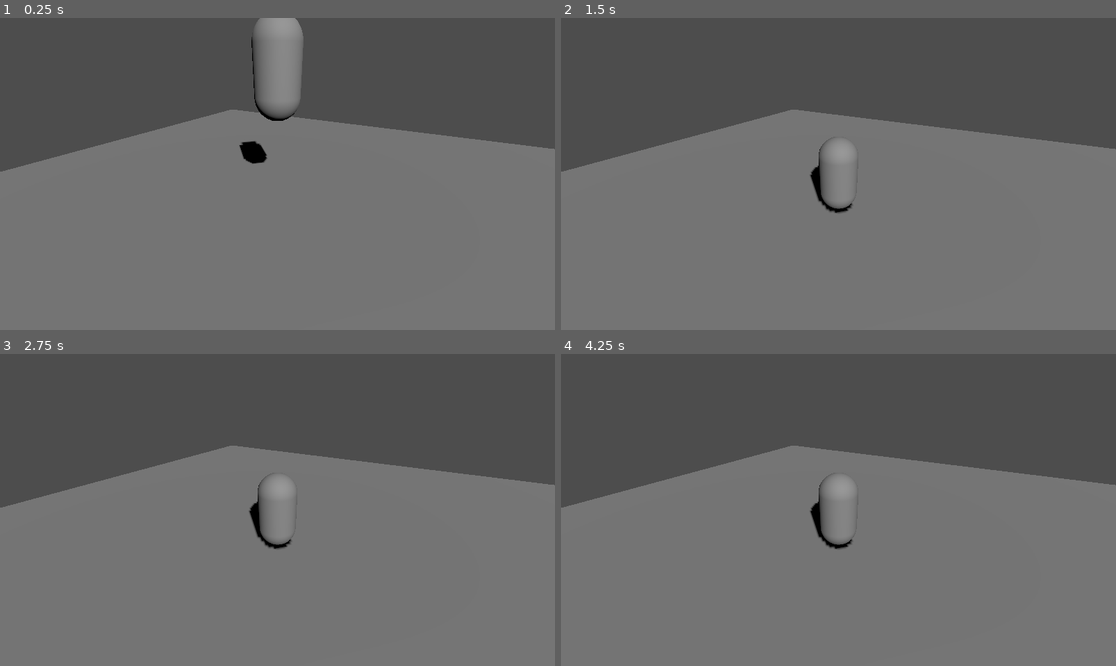
Above: before the commit, frames 1-4 (two rows, left to right).
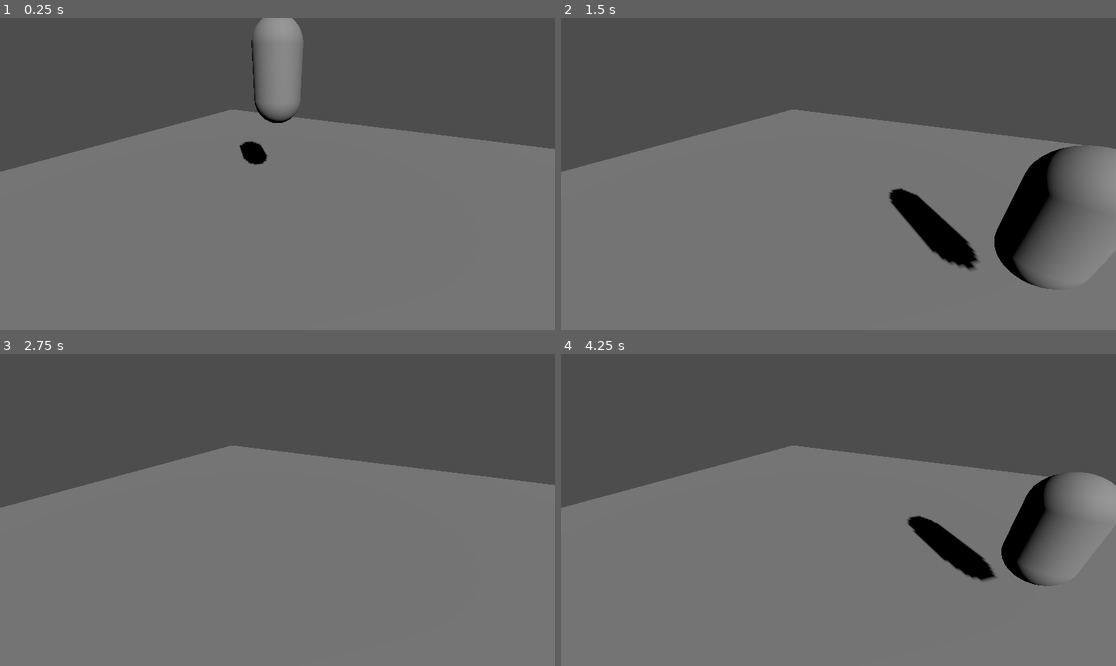
Above: after the commit, the same moments.

Repository: AlexandrBratslavskyy/Looter_Shooter
Game: Godot game, scene res://main.tscn
The game is run twice, just before and just after one commit, with the same random seed, the same clock (stepped at 60 frames per second) and the same inputs.
Inputs (mouse positions are in pixels of both pictures, inside the frame that each line leads up to):
- Up to frame 1 (0.25 s): no input
- Up to frame 2 (1.5 s): move the mouse to (960, 158) at 0.52 s; hold D (moveRight, bound only after the commit) 0.53-1.28 s; right-click (960, 158) at 0.6 s; tap Space (Jump, bound only after the commit) at 0.77, 0.8, 1.07, 1.35 s; move the mouse to (727, 189) at 1.27 s; hold S (moveDown, bound only after the commit) from 1.28 s (still down)
- Up to frame 3 (2.75 s): tap Space (Jump, bound only after the commit) at 1.52, 1.82, 2.3 s; right-click (166, 525) at 1.55 s; move the mouse to (333, 441) at 2.02 s; release S (moveDown, bound only after the commit) at 2.03 s; hold D (moveRight, bound only after the commit) from 2.03 s (still down); right-click (333, 441) at 2.1 s
- Up to frame 4 (4.25 s): move the mouse to (810, 572) at 2.77 s; release D (moveRight, bound only after the commit) at 2.78 s; hold W (moveUp, bound only after the commit) 2.78-3.53 s; right-click (810, 572) at 2.85 s; tap Space (Jump, bound only after the commit) at 3.02, 3.32, 3.6, 3.77, 4.07 s; move the mouse to (1005, 556) at 3.52 s; hold A (moveLeft, bound only after the commit) from 3.53 s (still down)

The runs differ from the first frame. In frame 1, 0.2% of the frame differs, in the area x 43-55%, y 0-47%; in frame 2, 6.1%, in the area x 44-100%, y 38-88%; in frame 3, 0.5%; in frame 4, 4.6%.

Commit message:
Basic Move

Diff:
--- /dev/null
+++ b/PlayerCharacter.tscn
@@ -0,0 +1,17 @@
+[gd_scene load_steps=4 format=3 uid="uid://ccg7fo0alao1p"]
+
+[ext_resource type="Script" path="res://PlayerMovement.gd" id="1_mtops"]
+
+[sub_resource type="CapsuleShape3D" id="CapsuleShape3D_hu3e2"]
+
+[sub_resource type="CapsuleMesh" id="CapsuleMesh_majw2"]
+
+[node name="Player" type="CharacterBody3D"]
+transform = Transform3D(1, 0, 0, 0, 1, 0, 0, 0, 1, 0, 2.67887, 0)
+script = ExtResource("1_mtops")
+
+[node name="CollisionShape3D" type="CollisionShape3D" parent="."]
+shape = SubResource("CapsuleShape3D_hu3e2")
+
+[node name="MeshInstance3D" type="MeshInstance3D" parent="."]
+mesh = SubResource("CapsuleMesh_majw2")
--- /dev/null
+++ b/PlayerMovement.gd
@@ -0,0 +1,40 @@
+extends CharacterBody3D
+
+var mouseSensibility = 1200
+var mouse_relative_x = 0
+var mouse_relative_y = 0
+const SPEED = 5.0
+const JUMP_VELOCITY = 4.5
+
+# Get the gravity from the project settings to be synced with RigidBody nodes.
+var gravity = ProjectSettings.get_setting("physics/3d/default_gravity")
+
+# Called when the node enters the scene tree for the first time.
+func _ready():
+	pass # Replace with function body.
+
+# Called every frame. 'delta' is the elapsed time since the previous frame.
+#func _process(delta):
+func _physics_process(delta):
+	# Add the gravity.
+	if not is_on_floor():
+		velocity.y -= gravity * delta
+
+	# Handle Jump.
+	if Input.is_action_just_pressed("Jump") and is_on_floor():
+		velocity.y = JUMP_VELOCITY
+	# Handle Shooting
+	if Input.is_action_just_pressed("Shoot"):
+		print("bang")
+		# shoot()
+	# Get the input direction and handle the movement/deceleration.
+	var input_dir = Input.get_vector("moveLeft", "moveRight", "moveUp", "moveDown")
+	var direction = (transform.basis * Vector3(input_dir.x, 0, input_dir.y)).normalized()
+	if direction:
+		velocity.x = direction.x * SPEED
+		velocity.z = direction.z * SPEED
+	else:
+		velocity.x = move_toward(velocity.x, 0, SPEED)
+		velocity.z = move_toward(velocity.z, 0, SPEED)
+
+	move_and_slide()
--- a/main.tscn
+++ b/main.tscn
@@ -1,10 +1,7 @@
-[gd_scene load_steps=4 format=3 uid="uid://dy3kxcasaevcu"]
+[gd_scene load_steps=3 format=3 uid="uid://dy3kxcasaevcu"]
 
 [ext_resource type="PackedScene" uid="uid://bysdjbkmt1ep1" path="res://ground.tscn" id="1_bvvr6"]
-
-[sub_resource type="CapsuleShape3D" id="CapsuleShape3D_hu3e2"]
-
-[sub_resource type="CapsuleMesh" id="CapsuleMesh_majw2"]
+[ext_resource type="PackedScene" uid="uid://ccg7fo0alao1p" path="res://PlayerCharacter.tscn" id="2_333a2"]
 
 [node name="Main" type="Node3D"]
 
@@ -20,13 +17,6 @@
 [node name="Camera3D" type="Camera3D" parent="."]
 transform = Transform3D(0.877583, -0.229849, 0.420735, 0, 0.877583, 0.479426, -0.479426, -0.420736, 0.770151, 2.24074, 2.55331, 4.10165)
 
-[node name="RigidBody3D" type="RigidBody3D" parent="."]
-transform = Transform3D(1, 0, 0, 0, 1, 0, 0, 0, 1, 0, 2.67887, 0)
-
-[node name="CollisionShape3D" type="CollisionShape3D" parent="RigidBody3D"]
-shape = SubResource("CapsuleShape3D_hu3e2")
-
-[node name="MeshInstance3D" type="MeshInstance3D" parent="RigidBody3D"]
-mesh = SubResource("CapsuleMesh_majw2")
+[node name="RigidBody3D" parent="." instance=ExtResource("2_333a2")]
 
 [editable path="Ground"]
--- a/project.godot
+++ b/project.godot
@@ -14,3 +14,36 @@
 run/main_scene="res://main.tscn"
 config/features=PackedStringArray("4.0", "Forward Plus")
 config/icon="res://icon.svg"
+
+[input]
+
+moveLeft={
+"deadzone": 0.5,
+"events": [Object(InputEventKey,"resource_local_to_scene":false,"resource_name":"","device":-1,"window_id":0,"alt_pressed":false,"shift_pressed":false,"ctrl_pressed":false,"meta_pressed":false,"pressed":false,"keycode":0,"physical_keycode":65,"key_label":0,"unicode":97,"echo":false,"script":null)
+]
+}
+moveRight={
+"deadzone": 0.5,
+"events": [Object(InputEventKey,"resource_local_to_scene":false,"resource_name":"","device":-1,"window_id":0,"alt_pressed":false,"shift_pressed":false,"ctrl_pressed":false,"meta_pressed":false,"pressed":false,"keycode":0,"physical_keycode":68,"key_label":0,"unicode":100,"echo":false,"script":null)
+]
+}
+moveUp={
+"deadzone": 0.5,
+"events": [Object(InputEventKey,"resource_local_to_scene":false,"resource_name":"","device":-1,"window_id":0,"alt_pressed":false,"shift_pressed":false,"ctrl_pressed":false,"meta_pressed":false,"pressed":false,"keycode":0,"physical_keycode":87,"key_label":0,"unicode":119,"echo":false,"script":null)
+]
+}
+moveDown={
+"deadzone": 0.5,
+"events": [Object(InputEventKey,"resource_local_to_scene":false,"resource_name":"","device":-1,"window_id":0,"alt_pressed":false,"shift_pressed":false,"ctrl_pressed":false,"meta_pressed":false,"pressed":false,"keycode":0,"physical_keycode":83,"key_label":0,"unicode":115,"echo":false,"script":null)
+]
+}
+Jump={
+"deadzone": 0.5,
+"events": [Object(InputEventKey,"resource_local_to_scene":false,"resource_name":"","device":-1,"window_id":0,"alt_pressed":false,"shift_pressed":false,"ctrl_pressed":false,"meta_pressed":false,"pressed":false,"keycode":0,"physical_keycode":32,"key_label":0,"unicode":32,"echo":false,"script":null)
+]
+}
+Shoot={
+"deadzone": 0.5,
+"events": [Object(InputEventMouseButton,"resource_local_to_scene":false,"resource_name":"","device":-1,"window_id":0,"alt_pressed":false,"shift_pressed":false,"ctrl_pressed":false,"meta_pressed":false,"button_mask":0,"position":Vector2(0, 0),"global_position":Vector2(0, 0),"factor":1.0,"button_index":2,"pressed":false,"double_click":false,"script":null)
+]
+}
Not shown, added: .editorconfig
